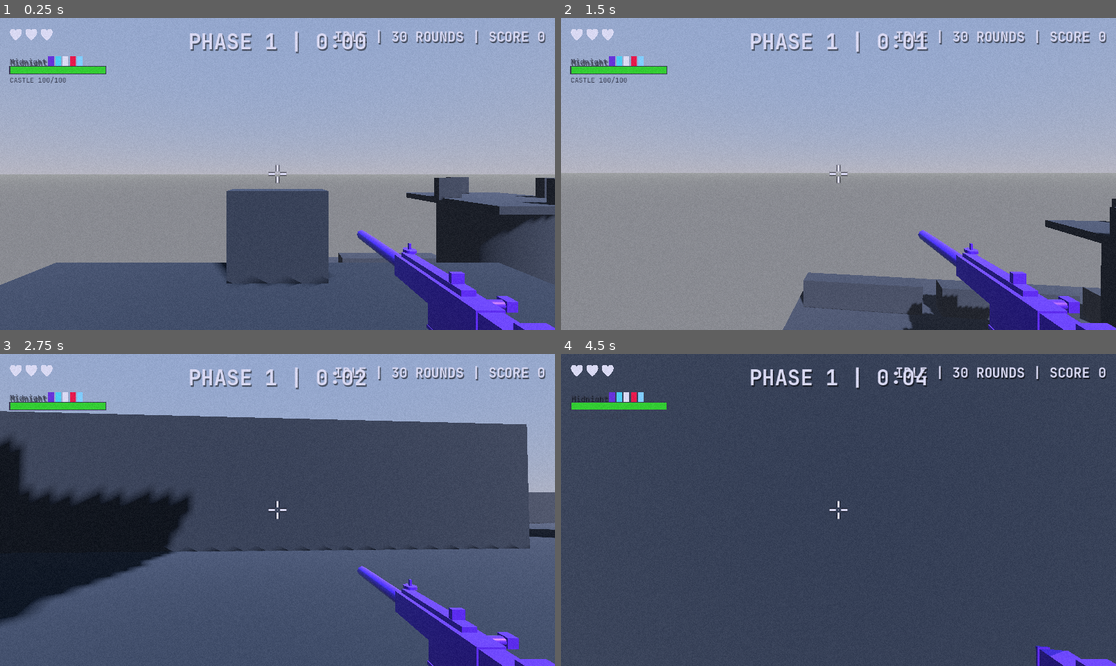
Above: before the commit, frames 1-4 (two rows, left to right).
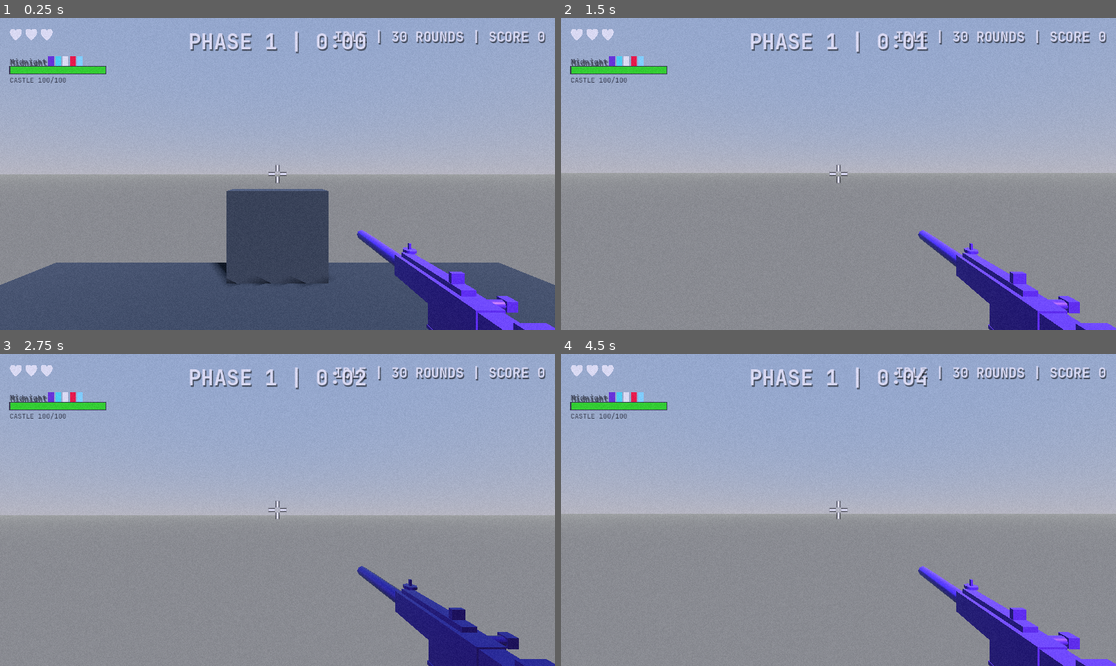
Above: after the commit, the same moments.

Repository: artemiiShabanov/UntitledSniperGame
Game: Godot game, scene res://scenes/levels/castle_keep.tscn
Same seed, same stepped clock (60 frames per second), same inputs: the game is played once before the commit and once after it. This scene is started directly instead of the project's main scene.
Inputs (mouse positions are in pixels of both pictures, inside the frame that each line leads up to):
- Up to frame 1 (0.25 s): no input
- Up to frame 2 (1.5 s): tap Enter (ui_accept) at 0.5 s; move the mouse to (866, 174) at 0.52 s; hold W (move_forward) from 0.53 s (still down); tap Mouse wheel up (ammo_next) at 0.6 s; tap Space (jump) at 0.77 s; move the mouse to (810, 174) at 1.27 s; tap Mouse wheel down (ammo_prev) at 1.35 s
- Up to frame 3 (2.75 s): keep holding W (move_forward); tap Space (jump) at 1.52 s; move the mouse to (288, 503) at 2.02 s; hold Ctrl (crouch) from 2.03 s (still down)
- Up to frame 4 (4.5 s): keep holding W (move_forward); move the mouse to (832, 516) at 2.77 s; release Ctrl (crouch) at 2.78 s; tap 8 (cycle_palette) at 2.85 s; tap Space (jump) at 3.02, 3.77 s; move the mouse to (877, 513) at 3.52 s; hold 7 (cycle_palette_prev) 3.53-4.28 s; move the mouse to (794, 506) at 4.27 s; tap F (inspect) at 4.35 s

The runs differ from the first frame. In frame 1, 6.2% of the frame differs, in the area x 39-100%, y 51-90%; in frame 2, 7.9%; in frame 3, 76%; in frame 4, 98%, in the area x 0-100%, y 0-100%.

Commit message:
Layer 10: resize Castle Keep grid, extraction zones on castle walls
- Grid resized to 10x15 (was 12x15)
- Castle zone rows 0-1 (was 0-2)
- Battlefield rows 2-11 (was 3-9)
- Enemy camp rows 12-14 (was 10-14)
- Extraction zones spawn on castle_wall and rampart blocks (was flat_meadow)
- Extraction zones raised to walkway height (6.5m wall, 3.2m rampart)
- Adjusted block budgets for new zone sizes

All 10 testing layers passed!

Co-Authored-By: Claude Opus 4.6 <noreply@anthropic.com>

Diff:
--- a/scripts/world/castle_keep_grid_level.gd
+++ b/scripts/world/castle_keep_grid_level.gd
@@ -49,7 +49,7 @@
 		# Zone 1: Castle
 		BlockDef.create("castle_wall", "Castle Wall", null,
 			BlockDef.HeightType.MEDIUM, BlockDef.BlockType.CASTLE,
-			["castle"], 2.0, Vector2i(1, 1), -1, true),
+			["castle"], 2.0, Vector2i(1, 1), -1, true, false, true),
 		BlockDef.create("castle_tower", "Castle Tower", null,
 			BlockDef.HeightType.TOWER, BlockDef.BlockType.SNIPER_NEST,
 			["castle", "vantage"], 1.0, Vector2i(1, 1), 2, false, true),
@@ -58,12 +58,12 @@
 			["castle", "gate"], 0.5, Vector2i(1, 1), 1, true),
 		BlockDef.create("rampart", "Rampart", null,
 			BlockDef.HeightType.LOW, BlockDef.BlockType.CASTLE,
-			["castle"], 1.5, Vector2i(1, 1), -1, true),
+			["castle"], 1.5, Vector2i(1, 1), -1, true, false, true),
 
 		# Zone 2: Battlefield
 		BlockDef.create("flat_meadow", "Flat Meadow", null,
 			BlockDef.HeightType.GROUND, BlockDef.BlockType.BATTLEFIELD,
-			["battlefield"], 3.0, Vector2i(1, 1), -1, true, false, true),
+			["battlefield"], 3.0, Vector2i(1, 1), -1, true),
 		BlockDef.create("rocky_field", "Rocky Field", null,
 			BlockDef.HeightType.GROUND, BlockDef.BlockType.BATTLEFIELD,
 			["battlefield", "cover"], 2.0, Vector2i(1, 1), -1, true),
@@ -101,16 +101,16 @@
 
 func _create_rules() -> GridLevelRules:
 	var rules := GridLevelRules.new()
-	rules.grid_width = 12
+	rules.grid_width = 10
 	rules.grid_depth = 15
 	rules.cell_size = 15.0
 	rules.sightline_max_height = BlockDef.HeightType.LOW
 
-	# ── Anchors: 1-2 castle towers in castle zone ──
+	# ── Anchors: castle tower in castle zone ──
 	var anchor1 := AnchorPlacement.new()
 	anchor1.block_type_filter = BlockDef.BlockType.SNIPER_NEST
 	anchor1.zone_shape = ZoneRule.ZoneShape.RECT
-	anchor1.zone_rect = Rect2i(0, 0, 12, 3)  # Castle zone
+	anchor1.zone_rect = Rect2i(0, 0, 10, 2)  # Castle zone (rows 0-1)
 	anchor1.min_distance_to_anchors = 4
 	anchor1.facing_mode = AnchorPlacement.FacingMode.INWARD
 	anchor1.required = true
@@ -118,28 +118,28 @@
 	rules.anchor_placements = [anchor1]
 
 	# ── Zone Rules ──
-	# Zone 1: Castle (rows 0-2) — only castle + sniper_nest blocks
+	# Zone 1: Castle (rows 0-1) — only castle + sniper_nest blocks
 	var castle_zone := ZoneRule.new()
 	castle_zone.shape = ZoneRule.ZoneShape.RECT
-	castle_zone.rect = Rect2i(0, 0, 12, 3)
+	castle_zone.rect = Rect2i(0, 0, 10, 2)
 	castle_zone.allowed_types = [
 		BlockDef.BlockType.CASTLE,
 		BlockDef.BlockType.SNIPER_NEST,
 	]
 
-	# Zone 2: Battlefield (rows 3-9) — battlefield blocks only
+	# Zone 2: Battlefield (rows 2-11) — battlefield blocks only
 	var battlefield_zone := ZoneRule.new()
 	battlefield_zone.shape = ZoneRule.ZoneShape.RECT
-	battlefield_zone.rect = Rect2i(0, 3, 12, 7)
+	battlefield_zone.rect = Rect2i(0, 2, 10, 10)
 	battlefield_zone.allowed_types = [
 		BlockDef.BlockType.BATTLEFIELD,
 		BlockDef.BlockType.EMPTY,
 	]
 
-	# Zone 3: Enemy Camp (rows 10-14) — enemy blocks only
+	# Zone 3: Enemy Camp (rows 12-14) — enemy blocks only
 	var enemy_zone := ZoneRule.new()
 	enemy_zone.shape = ZoneRule.ZoneShape.RECT
-	enemy_zone.rect = Rect2i(0, 10, 12, 5)
+	enemy_zone.rect = Rect2i(0, 12, 10, 3)
 	enemy_zone.allowed_types = [
 		BlockDef.BlockType.ENEMY_CAMP,
 	]
@@ -160,14 +160,14 @@
 	var min_enemy_blocks := BlockBudget.new()
 	min_enemy_blocks.filter_by = BlockBudget.FilterBy.BLOCK_TYPE
 	min_enemy_blocks.filter_value = "ENEMY_CAMP"
-	min_enemy_blocks.min_count = 8
-	min_enemy_blocks.max_count = 20
+	min_enemy_blocks.min_count = 5
+	min_enemy_blocks.max_count = 15
 
 	var min_castle_blocks := BlockBudget.new()
 	min_castle_blocks.filter_by = BlockBudget.FilterBy.BLOCK_TYPE
 	min_castle_blocks.filter_value = "CASTLE"
-	min_castle_blocks.min_count = 6
-	min_castle_blocks.max_count = 15
+	min_castle_blocks.min_count = 4
+	min_castle_blocks.max_count = 10
 
 	rules.block_budgets = [min_enemy_blocks, min_castle_blocks]
 
@@ -206,7 +206,11 @@
 	for i in range(result.extraction_blocks.size()):
 		var ez := extraction_scene.instantiate()
 		ez.name = "ExtractionZone_%d" % (i + 1)
-		ez.position = result.extraction_blocks[i].position
+		# Raise to wall walkway level — castle_wall walkway is at ~6.2, rampart at ~1.5.
+		var block: Node3D = result.extraction_blocks[i]
+		var is_wall := block.name.begins_with("castle_wall")
+		var y_offset := 6.5 if is_wall else 3.2
+		ez.position = block.position + Vector3(0, y_offset, 0)
 		add_child(ez)
 
 
Not shown, changed: TESTING.md
